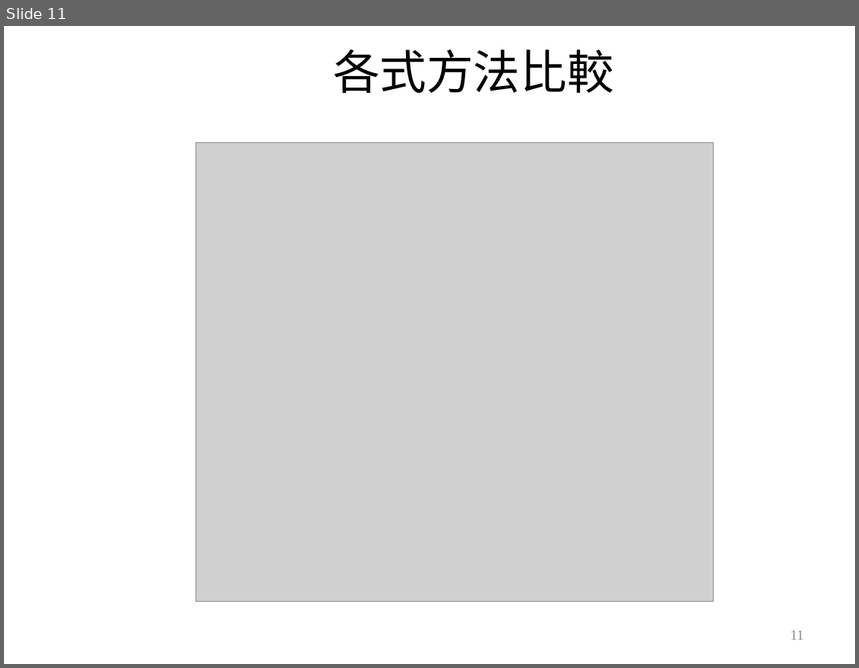
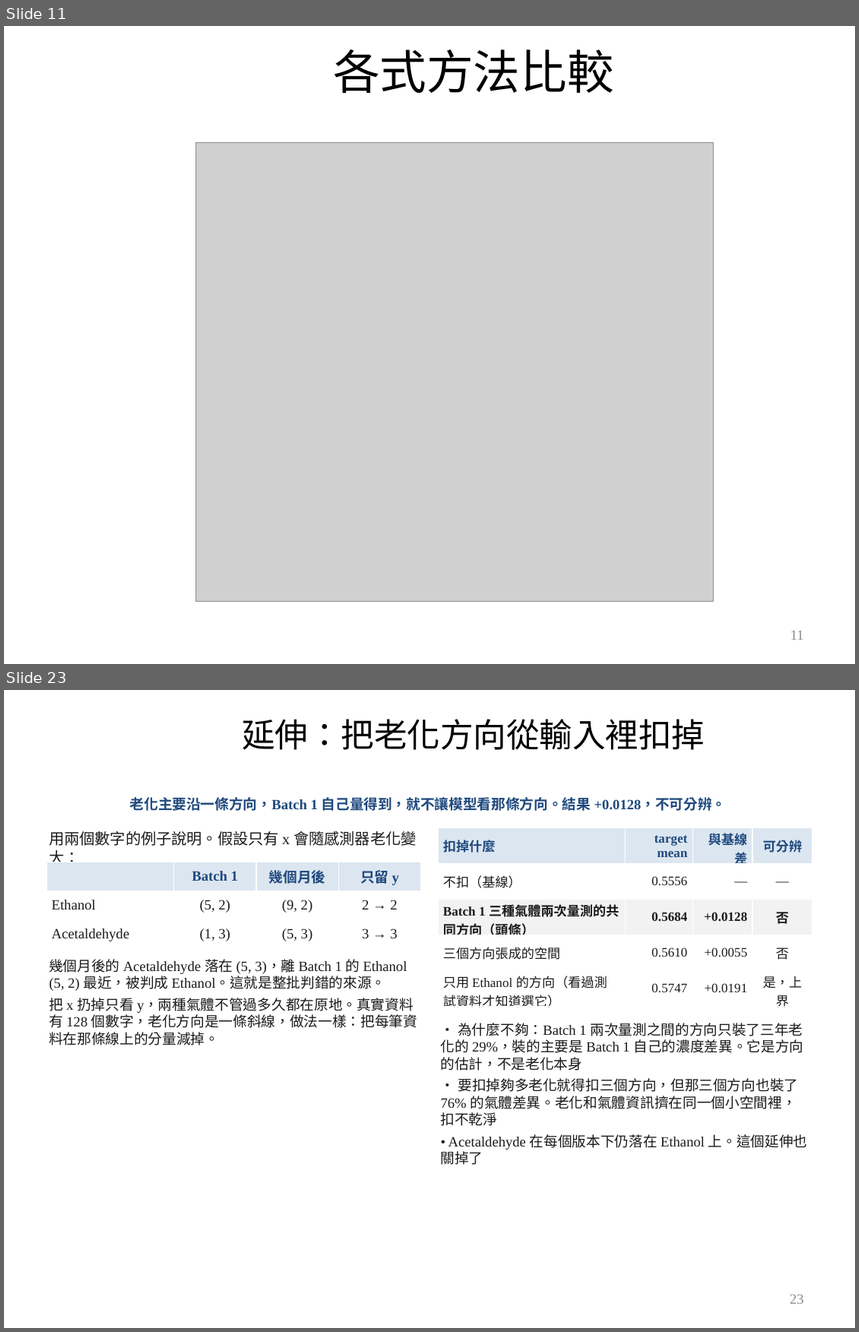
Before and after one commit to wintera1233/cdcnn, a slide deck: reports/09-22-merged.pptx. Shown one above the other, each under a label of ours: slide 11 before the commit, slides 11 and 23 after it; the slides between them are not shown. The pictures are 859x668 and 859x1332 pixels, drawn with LibreOffice and Linux fonts; fonts in the diff are those of the drawing; grey boxes stand for pictures; background and template pictures are left out. Boxes give left, top, right and bottom in pixels: in the first picture for what was removed or moved away, otherwise in the second. Text is boxed around its words. In the diff, an @@ line names an element or a change of style, - is before the commit and + after.

```diff
--- a/reports/09-22-merged.pptx
+++ b/reports/09-22-merged.pptx
@@ slide 23 added at [4,690,855,1328], background picture (left out) @@
@@ title added at [243,719,705,750], 28 pt, text #000000 @@
+延伸：把老化方向從輸入裡扣掉
@@ text added at [130,797,727,811], 12 pt, text #1F497D, bold @@
+老化主要沿一條方向，Batch 1 自己量得到，就不讓模型看那條方向。結果 +0.0128，不可分辨。
@@ text added at [49,831,416,862], 13 pt, text #1A1A1A @@
+用兩個數字的例子說明。假設只有 x 會隨感測器老化變大：
@@ table added at [438,828,812,1011], 5 rows, 4 columns @@
+扣掉什麼 | target mean | 與基線差 | 可分辨
+不扣（基線） | 0.5556 | — | —
+Batch 1 三種氣體兩次量測的共同方向（頭條） | 0.5684 | +0.0128 | 否
+三個方向張成的空間 | 0.5610 | +0.0055 | 否
+只用 Ethanol 的方向（看過測試資料才知道選它） | 0.5747 | +0.0191 | 是，上界
@@ table added at [47,862,422,948], 3 rows, 4 columns @@
+ | Batch 1 | 幾個月後 | 只留 y
+Ethanol | (5, 2) | (9, 2) | 2 → 2
+Acetaldehyde | (1, 3) | (5, 3) | 3 → 3
@@ text added at [49,959,417,1046], 12 pt, text #1A1A1A @@
+幾個月後的 Acetaldehyde 落在 (5, 3)，離 Batch 1 的 Ethanol (5, 2) 最近，被判成 Ethanol。這就是整批判錯的來源。
+把 x 扔掉只看 y，兩種氣體不管過多久都在原地。真實資料有 128 個數字，老化方向是一條斜線，做法一樣：把每筆資料在那條線上的分量減掉。
@@ text added at [441,1023,808,1165], 12 pt, text #1A1A1A @@
+• 為什麼不夠：Batch 1 兩次量測之間的方向只裝了三年老化的 29%，裝的主要是 Batch 1 自己的濃度差異。它是方向的估計，不是老化本身
+• 要扣掉夠多老化就得扣三個方向，但那三個方向也裝了 76% 的氣體差異。老化和氣體資訊擠在同一個小空間裡，扣不乾淨
+• Acetaldehyde 在每個版本下仍落在 Ethanol 上。這個延伸也關掉了
@@ page number added at [790,1295,804,1304], 12 pt, text #8C8C8C @@
+23
```
Also in this commit, not shown: 9 slides changed, 5 other slides added, 8 slides removed, 1 other file.
